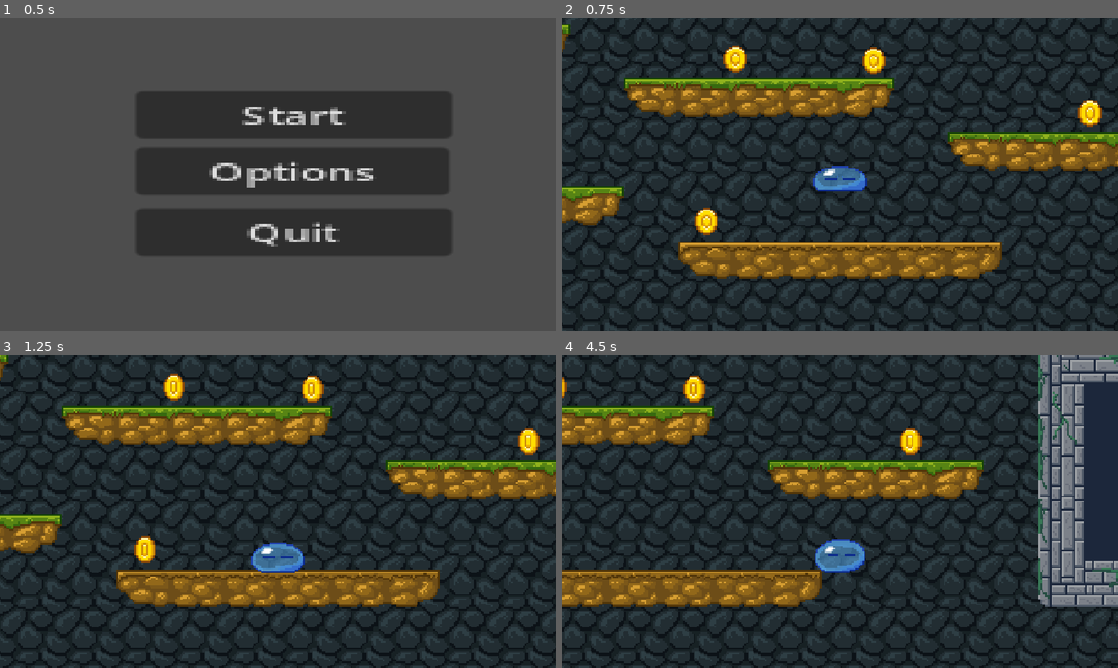
Above: before the commit, frames 1-4 (two rows, left to right).
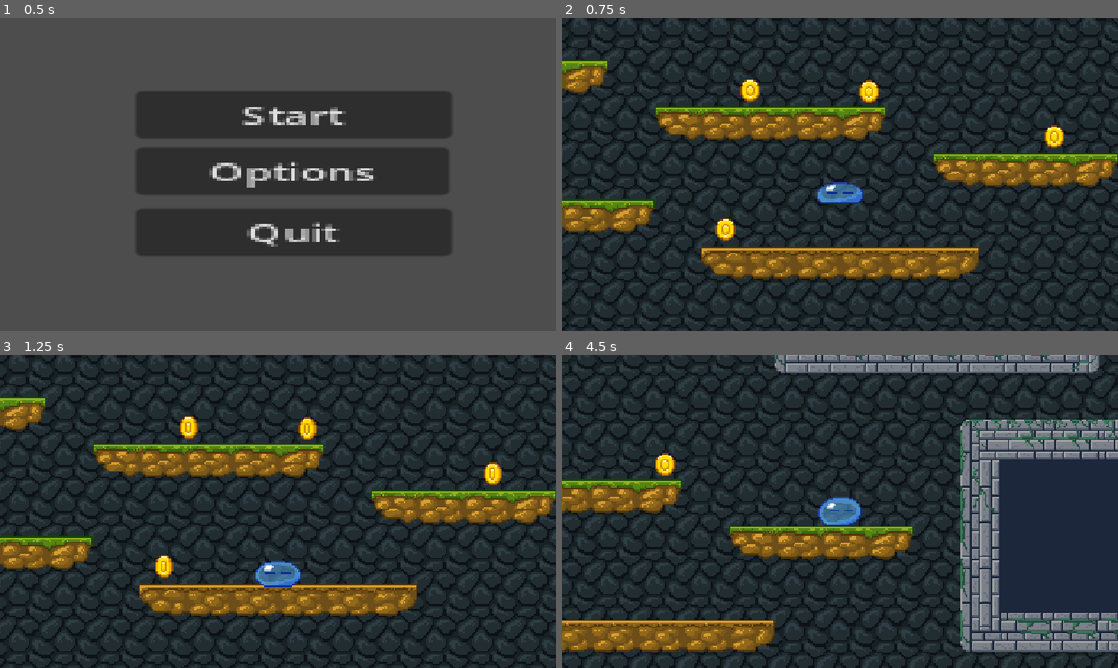
Above: after the commit, the same moments.

Repository: nebulatte/slime-platformer-game
Game: Godot game, scene res://scenes/main_menu.tscn
The game is run twice, just before and just after one commit, with the same random seed, the same clock (stepped at 60 frames per second) and the same inputs.
Inputs:
- Up to frame 1 (0.5 s): no input
- Up to frame 2 (0.75 s): click "Start" at 0.5 s
- Up to frame 3 (1.25 s): no input
- Up to frame 4 (4.5 s): hold D (right) 1.28-2.78 s; tap Space (jump) at 1.52, 2.27, 3.77 s; hold A (left) 2.78-3.53 s; hold D (right) from 3.53 s (still down)

Frame 1 is identical in both runs. In frame 2, 43% of the frame differs, in the area x 0-100%, y 0-100%; in frame 3, 46%; in frame 4, 55%.

Commit message:
removed unused assets

Diff:
--- a/scenes/game.tscn
+++ b/scenes/game.tscn
@@ -140,7 +140,7 @@
 
 [node name="Camera2D" type="Camera2D" parent="CharacterBody2D" unique_id=677947902]
 position = Vector2(0, -10)
-zoom = Vector2(3.5, 3.5)
+zoom = Vector2(3, 3)
 limit_bottom = 100
 limit_smoothed = true
 
--- a/scenes/player.tscn
+++ b/scenes/player.tscn
@@ -8,7 +8,7 @@
 
 
 const SPEED = 200.0
-const JUMP_VELOCITY = -450.0
+const JUMP_VELOCITY = -500.0
 const WALK_SPEED_MULTIPLIER = 0.5
 
 @onready var animated_sprite: AnimatedSprite2D = $AnimatedSprite2D
--- a/scenes/win_area.tscn
+++ b/scenes/win_area.tscn
@@ -6,7 +6,6 @@
 script = ExtResource("1_ito5k")
 
 [node name="Timer" type="Timer" parent="." unique_id=1570941445]
-wait_time = 2.0
 one_shot = true
 
 [connection signal="timeout" from="Timer" to="." method="_on_timer_timeout"]
Binary file removed: assets/cave-tile-Sheet.png
Not shown, removed: assets/cave-tile-Sheet.png.import
Binary file removed: assets/coin-spritesheet.png
Not shown, removed: assets/coin-spritesheet.png.import
Binary file removed: assets/orangestone-tile.png
Not shown, removed: assets/orangestone-tile.png.import
Binary file removed: assets/sky-Sheet.png
Not shown, removed: assets/sky-Sheet.png.import
